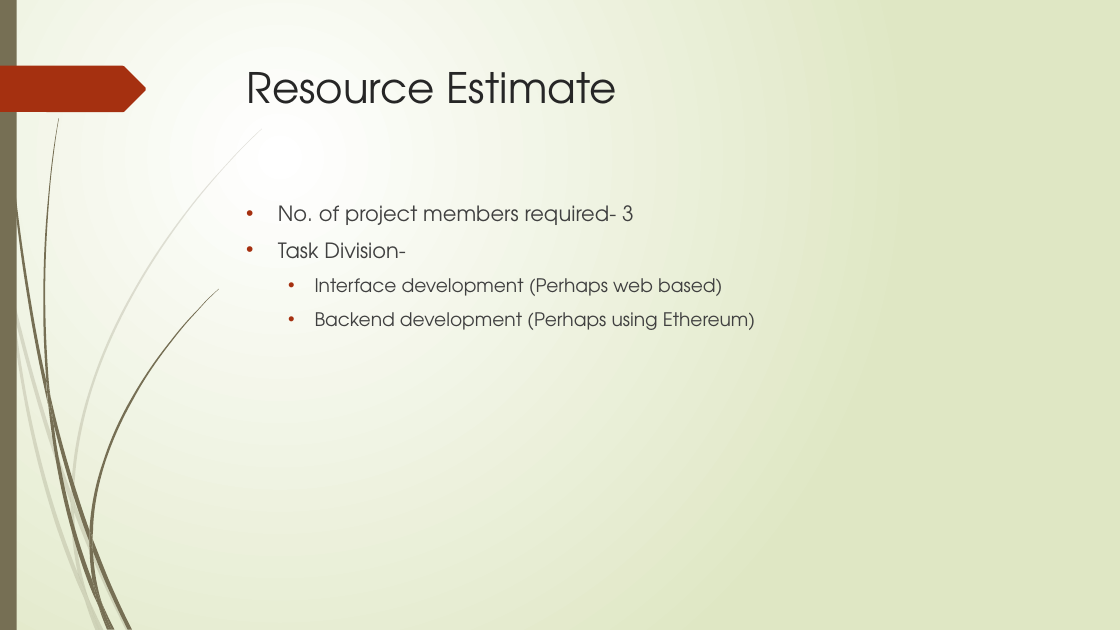
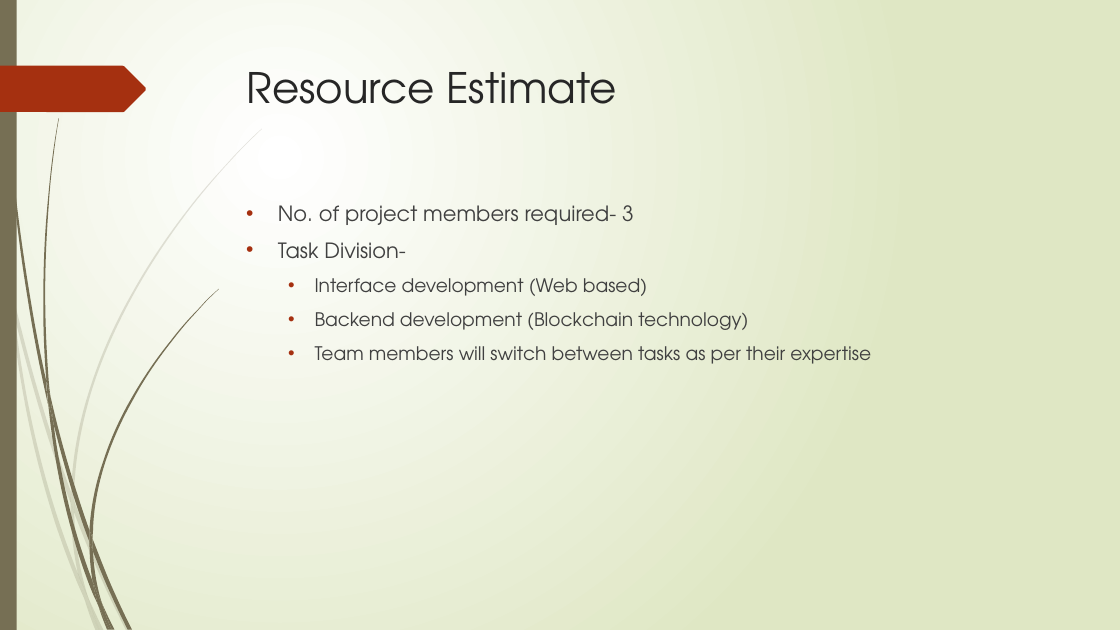
Before and after one commit to Tsajan/2018FallSemPOSTECH, a slide deck: slide 5 of CSED490U Blockchain & Cryptocurrency/CSED490UAssignment2.pptx. Drawn at 1120x630 pixels with LibreOffice and Linux fonts; fonts in the diff are those of the drawing. Boxes give left, top, right and bottom in pixels: in the first picture for what was removed or moved away, otherwise in the second. Text is boxed around its words. In the diff, an @@ line names an element or a change of style, - is before the commit and + after.

```diff
--- a/CSED490U Blockchain & Cryptocurrency/CSED490UAssignment2.pptx
+++ b/CSED490U Blockchain & Cryptocurrency/CSED490UAssignment2.pptx
@@ text at [315, 278, 871, 364]: text changed @@
-  • Interface development (Perhaps web based)
-  • Backend development (Perhaps using Ethereum)
+  • Interface development (Web based)
+  • Backend development (Blockchain technology)
+  • Team members will switch between tasks as per their expertise
```
Also in this commit, not shown: 1 other slide changed, 34 other files.
